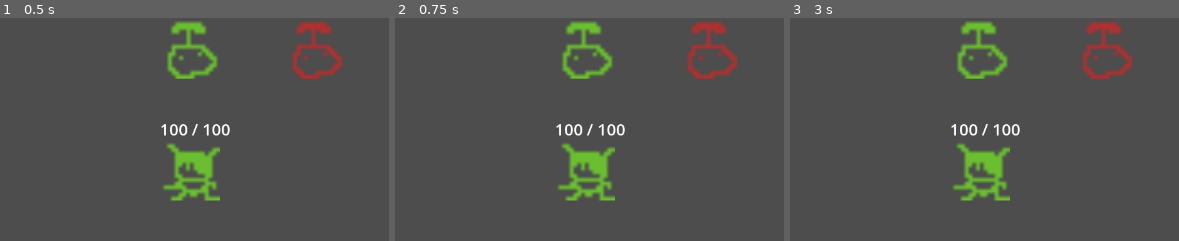
Above: before the commit, frames 1-3 (left to right).
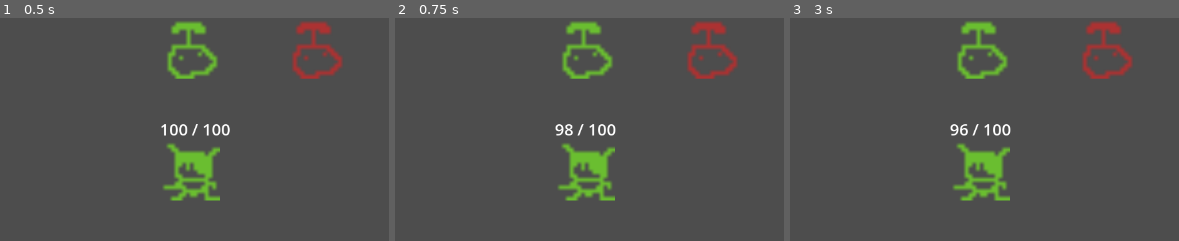
Above: after the commit, the same moments.

Repository: Saplings-Projects/1M_sub
Game: Godot game, scene res://#Scenes/TestingScene.tscn
The game is run twice, just before and just after one commit, with the same random seed, the same clock (stepped at 60 frames per second) and the same inputs.
Inputs:
- Up to frame 1 (0.5 s): no input
- Up to frame 2 (0.75 s): click "end turn" at 0.5 s
- Up to frame 3 (3 s): click "0" at 1.25 s; click "0" at 2 s; click "end turn" at 2.75 s
The pictures show only the part of the screen within x 22-72%, y 5-55%; the shares and areas given below are measured in that part.

Frame 1 is identical in both runs. In frame 2, 0.4% of the frame differs, in the area x 41-60%, y 47-53%; in frame 3, 0.4%.
Error before the commit: Invalid call. Nonexistent function 'get_stat_copy' in base 'Node (StatComponent)'. (res://Entity/Components/HealthComponent.gd:40)

Commit message:
Modified some parts of the battler to be able to test
Some parts were not working because i did not update them to the new status system yet

Diff:
--- a/Entity/Components/HealthComponent.gd
+++ b/Entity/Components/HealthComponent.gd
@@ -36,16 +36,17 @@
 	# TODO change this to update to the new system
 	var modified_caster_stats: EntityStats = null
 	if caster != null:
-		modified_caster_stats = caster.get_stat_component().get_stat_copy()
-	var modified_target_stats: EntityStats = target.get_stat_component().get_stat_copy()
+		modified_caster_stats = caster.get_stat_component().get_stats()
+	var modified_target_stats: EntityStats = target.get_stat_component().get_stats()
 
 	# apply modified damage from status
-	if caster != null and !damage_data.ignore_caster_status:
-		for status: StatusBase in caster.get_status_component().current_status:
-			status.get_modified_stats(modified_caster_stats)
-	if !damage_data.ignore_target_status:
-		for status: StatusBase in target.get_status_component().current_status:
-			status.get_modified_stats(modified_target_stats)
+	# TODO this might not be needed anymore
+	# if caster != null and !damage_data.ignore_caster_status:
+	# 	for status: StatusBase in caster.get_status_component().current_status:
+	# 		status.get_modified_stats(modified_caster_stats)
+	# if !damage_data.ignore_target_status:
+	# 	for status: StatusBase in target.get_status_component().current_status:
+	# 		status.get_modified_stats(modified_target_stats)
 
 	var damage_taken_increase: float = 0.0
 	var damage_dealt_increase: float = 0.0
